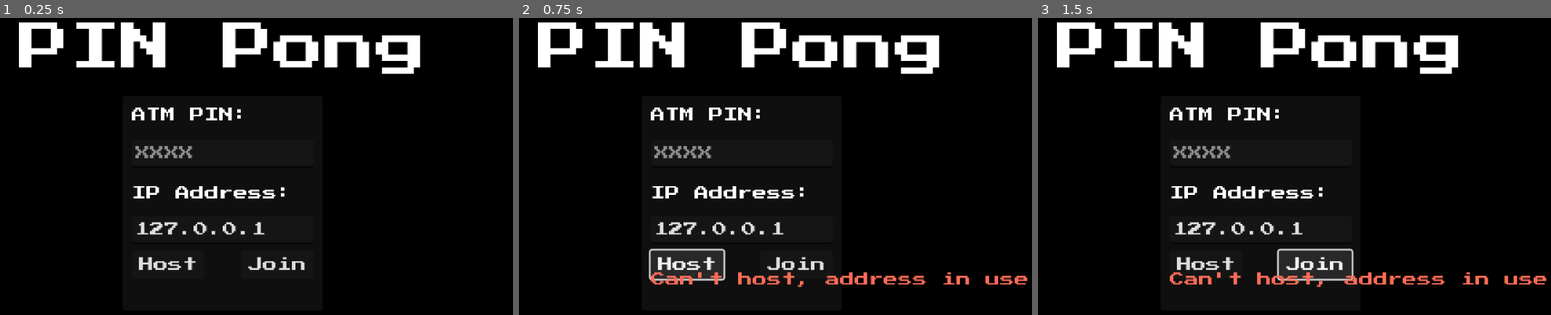
Above: before the commit, frames 1-3 (left to right).
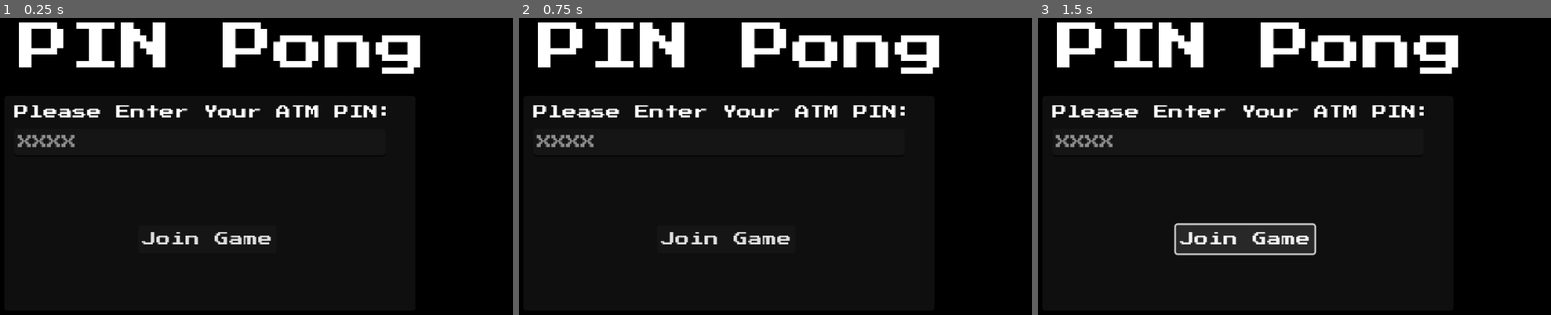
Above: after the commit, the same moments.

Repository: pbhenningsen/PinPong
Game: Godot game, scene res://lobby.tscn
The game is run twice, just before and just after one commit, with the same random seed, the same clock (stepped at 60 frames per second) and the same inputs.
Inputs (mouse positions are in pixels of both pictures, inside the frame that each line leads up to):
- Up to frame 1 (0.25 s): no input
- Up to frame 2 (0.75 s): click (688, 264) at 0.5 s, where only the run before the commit has a clickable "Host"
- Up to frame 3 (1.5 s): click "Join" (after the commit: "Join Game") at 1.25 s

The runs differ from the first frame. In frame 1, 4.2% of the frame differs, in the area x 2-76%, y 29-86%; in frame 2, 6.5%; in frame 3, 7.7%, in the area x 2-100%, y 29-91%.
Error before the commit: Attempt to call function 'compress' in base 'null instance' on a null instance. (res://logic/lobby.gd:120)
Error after the commit: Parse Error: Identifier "host_button" not declared in the current scope. (res://logic/lobby.gd:56)

Commit message:
Gonna revert

Diff:
--- a/pong-multiplayer-demo/enter_pin.gd
+++ b/pong-multiplayer-demo/enter_pin.gd
@@ -5,7 +5,5 @@
 @onready var start: Button = $Start
 
 
-
-
 func _on_start_pressed() -> void:
 	pass # Replace with function body.
--- a/pong-multiplayer-demo/globals.gd
+++ b/pong-multiplayer-demo/globals.gd
@@ -1,3 +1,5 @@
 extends Node
 
-var pin;
+var player_pin
+var player1_score
+var player2_score
--- a/pong-multiplayer-demo/lobby.tscn
+++ b/pong-multiplayer-demo/lobby.tscn
@@ -53,9 +53,9 @@
 anchor_top = 0.5
 anchor_right = 0.5
 anchor_bottom = 0.5
-offset_left = -110.0
+offset_left = -240.0
 offset_top = -72.0
-offset_right = 110.0
+offset_right = 212.0
 offset_bottom = 164.0
 grow_horizontal = 2
 grow_vertical = 2
@@ -65,63 +65,35 @@
 
 [node name="PinLabel" type="Label" parent="LobbyPanel"]
 layout_mode = 0
-offset_left = 10.0
-offset_top = 13.0
-offset_right = 186.0
-offset_bottom = 36.0
+offset_left = 11.0
+offset_top = 10.0
+offset_right = 449.0
+offset_bottom = 64.0
 size_flags_horizontal = 2
 size_flags_vertical = 0
-text = "ATM PIN:"
+theme_override_font_sizes/font_size = 16
+text = "Please Enter Your ATM PIN:"
+autowrap_mode = 2
 
-[node name="Pin" type="LineEdit" parent="LobbyPanel"]
+[node name="PinEnter" type="LineEdit" parent="LobbyPanel"]
 layout_mode = 0
-offset_left = 10.0
-offset_top = 48.0
-offset_right = 210.0
-offset_bottom = 79.0
+offset_left = 11.0
+offset_top = 36.0
+offset_right = 419.0
+offset_bottom = 67.0
 size_flags_horizontal = 2
 size_flags_vertical = 2
 placeholder_text = "XXXX"
 
-[node name="IPAddressLabel" type="Label" parent="LobbyPanel"]
+[node name="JoinButton" type="Button" parent="LobbyPanel"]
 layout_mode = 0
-offset_left = 10.0
-offset_top = 99.0
-offset_right = 186.0
-offset_bottom = 122.0
-size_flags_horizontal = 2
-size_flags_vertical = 0
-text = "IP Address:"
-
-[node name="Address" type="LineEdit" parent="LobbyPanel"]
-layout_mode = 0
-offset_left = 10.0
-offset_top = 132.0
-offset_right = 210.0
-offset_bottom = 163.0
+offset_left = 147.0
+offset_top = 142.0
+offset_right = 299.0
+offset_bottom = 173.0
 size_flags_horizontal = 2
 size_flags_vertical = 2
-text = "127.0.0.1"
-
-[node name="HostButton" type="Button" parent="LobbyPanel"]
-layout_mode = 0
-offset_left = 10.0
-offset_top = 170.0
-offset_right = 90.0
-offset_bottom = 201.0
-size_flags_horizontal = 2
-size_flags_vertical = 2
-text = "Host"
-
-[node name="JoinButton" type="Button" parent="LobbyPanel"]
-layout_mode = 0
-offset_left = 130.0
-offset_top = 170.0
-offset_right = 210.0
-offset_bottom = 201.0
-size_flags_horizontal = 2
-size_flags_vertical = 2
-text = "Join"
+text = "Join Game"
 
 [node name="StatusOk" type="Label" parent="LobbyPanel"]
 layout_mode = 1
@@ -143,10 +115,10 @@
 [node name="StatusFail" type="Label" parent="LobbyPanel"]
 modulate = Color(1, 0.427451, 0.345098, 1)
 layout_mode = 0
-offset_left = 10.0
-offset_top = 194.0
-offset_right = 210.0
-offset_bottom = 217.0
+offset_left = 41.0
+offset_top = 183.0
+offset_right = 241.0
+offset_bottom = 206.0
 size_flags_horizontal = 2
 size_flags_vertical = 0
 horizontal_alignment = 1
@@ -185,6 +157,5 @@
 grow_vertical = 2
 text = "Find your public IP address"
 
-[connection signal="pressed" from="LobbyPanel/HostButton" to="LobbyPanel" method="_on_host_pressed"]
 [connection signal="pressed" from="LobbyPanel/JoinButton" to="LobbyPanel" method="_on_join_pressed"]
 [connection signal="pressed" from="LobbyPanel/FindPublicIP" to="LobbyPanel" method="_on_find_public_ip_pressed"]
--- a/pong-multiplayer-demo/logic/lobby.gd
+++ b/pong-multiplayer-demo/logic/lobby.gd
@@ -5,15 +5,12 @@
 # https://en.wikipedia.org/wiki/List_of_TCP_and_UDP_port_numbers
 const DEFAULT_PORT = 8910
 
-@onready var address = $Address
-@onready var host_button = $HostButton
 @onready var join_button = $JoinButton
 @onready var status_ok = $StatusOk
 @onready var status_fail = $StatusFail
 @onready var port_forward_label = $PortForward
 @onready var find_public_ip_button = $FindPublicIP
-@onready var pin: LineEdit = $Pin
-
+@onready var pin_enter: LineEdit = $PinEnter
 
 var peer = null
 
@@ -109,7 +106,7 @@
 
 
 func _on_join_pressed():
-	Globals.pin = pin.get_text()
+	Globals.player_pin = pin_enter.get_text()
 	var ip = address.get_text()
 	if not ip.is_valid_ip_address():
 		_set_status("IP address is invalid.", false)
